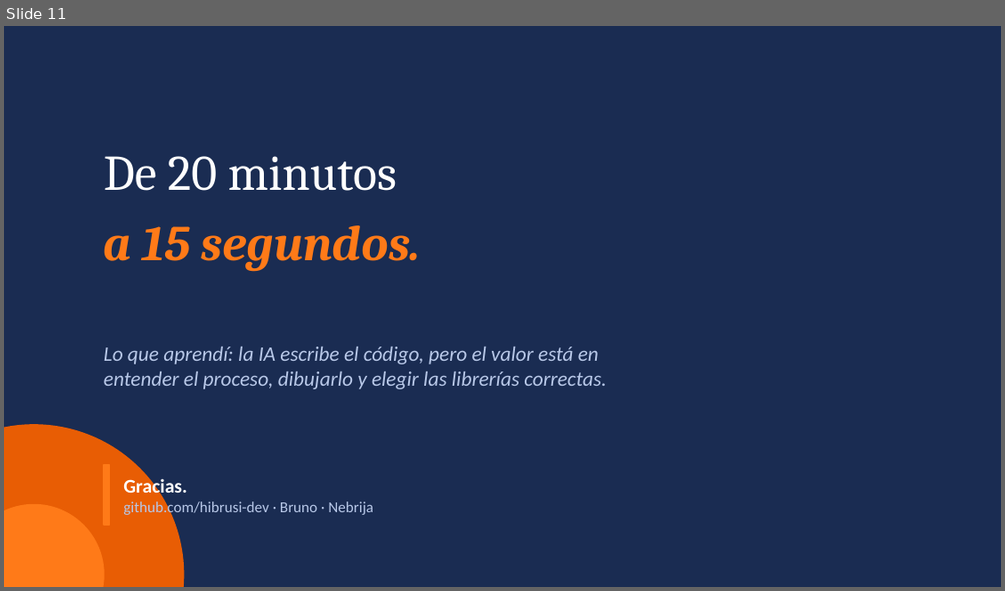
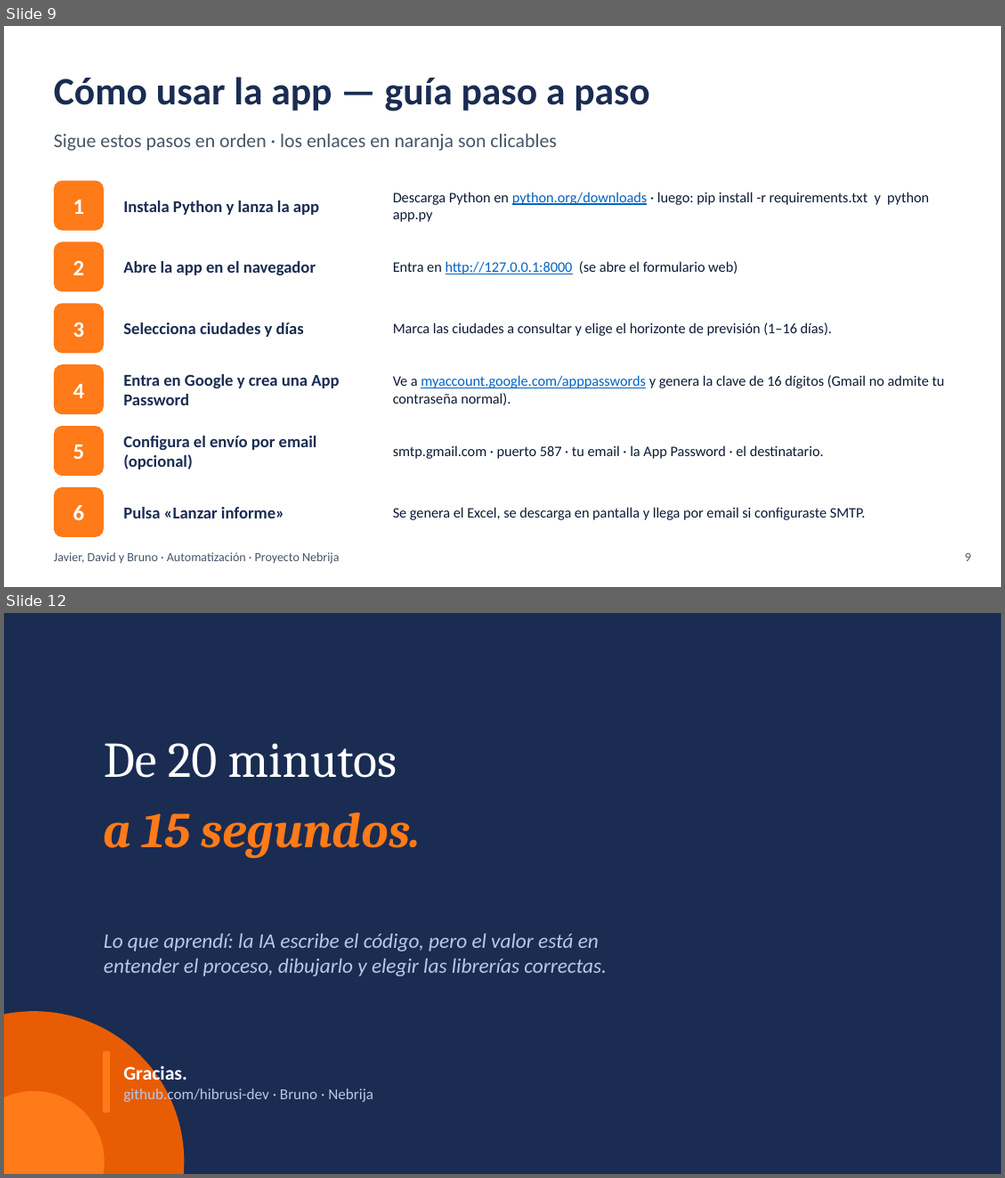
Before and after one commit to SubJ22/Clima_Automatizacion, a slide deck: presentacion.pptx. Shown one above the other, each under a label of ours: slide 11 before the commit, slides 9 and 12 after it; the slides between them are not shown. The pictures are 1005x591 and 1005x1178 pixels, drawn with LibreOffice and Linux fonts; fonts in the diff are those of the drawing. Boxes give left, top, right and bottom in pixels: in the first picture for what was removed or moved away, otherwise in the second. Text is boxed around its words. In the diff, an @@ line names an element or a change of style, - is before the commit and + after.

```diff
--- a/presentacion.pptx
+++ b/presentacion.pptx
@@ slide 9 added at <box>4,26,1001,587</box>, background #FFFFFF @@
@@ text added at <box>54,77,650,111</box>, 28 pt, text #1A2C52, bold @@
+Cómo usar la app — guía paso a paso
@@ text added at <box>54,134,557,151</box>, 14 pt, text #475569 @@
+Sigue estos pasos en orden · los enlaces en naranja son clicables
@@ rounded rectangle added at <box>54,181,104,231</box>, fill #FF7A18, 16 pt, text #FFFFFF, bold @@
+1
@@ text added at <box>123,200,319,215</box>, 12 pt, text #1A2C52, bold @@
+Instala Python y lanza la app
@@ text added at <box>393,192,929,222</box>, 10.5 pt, text #0D1A36 @@
+Descarga Python en python.org/downloads · luego: pip install -r requirements.txt y python app.py
@@ rounded rectangle added at <box>54,242,104,292</box>, fill #FF7A18, 16 pt, text #FFFFFF, bold @@
+2
@@ text added at <box>123,261,316,275</box>, 12 pt, text #1A2C52, bold @@
+Abre la app en el navegador
@@ text added at <box>393,261,737,274</box>, 10.5 pt, text #0D1A36 @@
+Entra en http://127.0.0.1:8000 (se abre el formulario web)
@@ rounded rectangle added at <box>54,303,104,353</box>, fill #FF7A18, 16 pt, text #FFFFFF, bold @@
+3
@@ text added at <box>123,322,304,337</box>, 12 pt, text #1A2C52, bold @@
+Selecciona ciudades y días
@@ text added at <box>393,322,832,336</box>, 10.5 pt, text #0D1A36 @@
+Marca las ciudades a consultar y elige el horizonte de previsión (1–16 días).
@@ rounded rectangle added at <box>54,365,104,415</box>, fill #FF7A18, 16 pt, text #FFFFFF, bold @@
+4
@@ text added at <box>123,374,339,405</box>, 12 pt, text #1A2C52, bold @@
+Entra en Google y crea una App Password
@@ text added at <box>393,375,945,405</box>, 10.5 pt, text #0D1A36 @@
+Ve a myaccount.google.com/apppasswords y genera la clave de 16 dígitos (Gmail no admite tu contraseña normal).
@@ rounded rectangle added at <box>54,426,104,475</box>, fill #FF7A18, 16 pt, text #FFFFFF, bold @@
+5
@@ text added at <box>123,435,317,469</box>, 12 pt, text #1A2C52, bold @@
+Configura el envío por email (opcional)
@@ text added at <box>393,445,824,459</box>, 10.5 pt, text #0D1A36 @@
+smtp.gmail.com · puerto 587 · tu email · la App Password · el destinatario.
@@ rounded rectangle added at <box>54,486,104,536</box>, fill #FF7A18, 16 pt, text #FFFFFF, bold @@
+6
@@ text added at <box>123,507,284,518</box>, 12 pt, text #1A2C52, bold @@
+Pulsa «Lanzar informe»
@@ text added at <box>393,507,866,520</box>, 10.5 pt, text #0D1A36 @@
+Se genera el Excel, se descarga en pantalla y llega por email si configuraste SMTP.
@@ text added at <box>54,552,340,564</box>, 9 pt, text #475569 @@
+Javier, David y Bruno · Automatización · Proyecto Nebrija
@@ text added at <box>964,553,971,561</box>, 9 pt, text #475569 @@
+9
@@ what was slide 11 is now slide 12 @@
```
Also in this commit, not shown: 10 slides changed.
